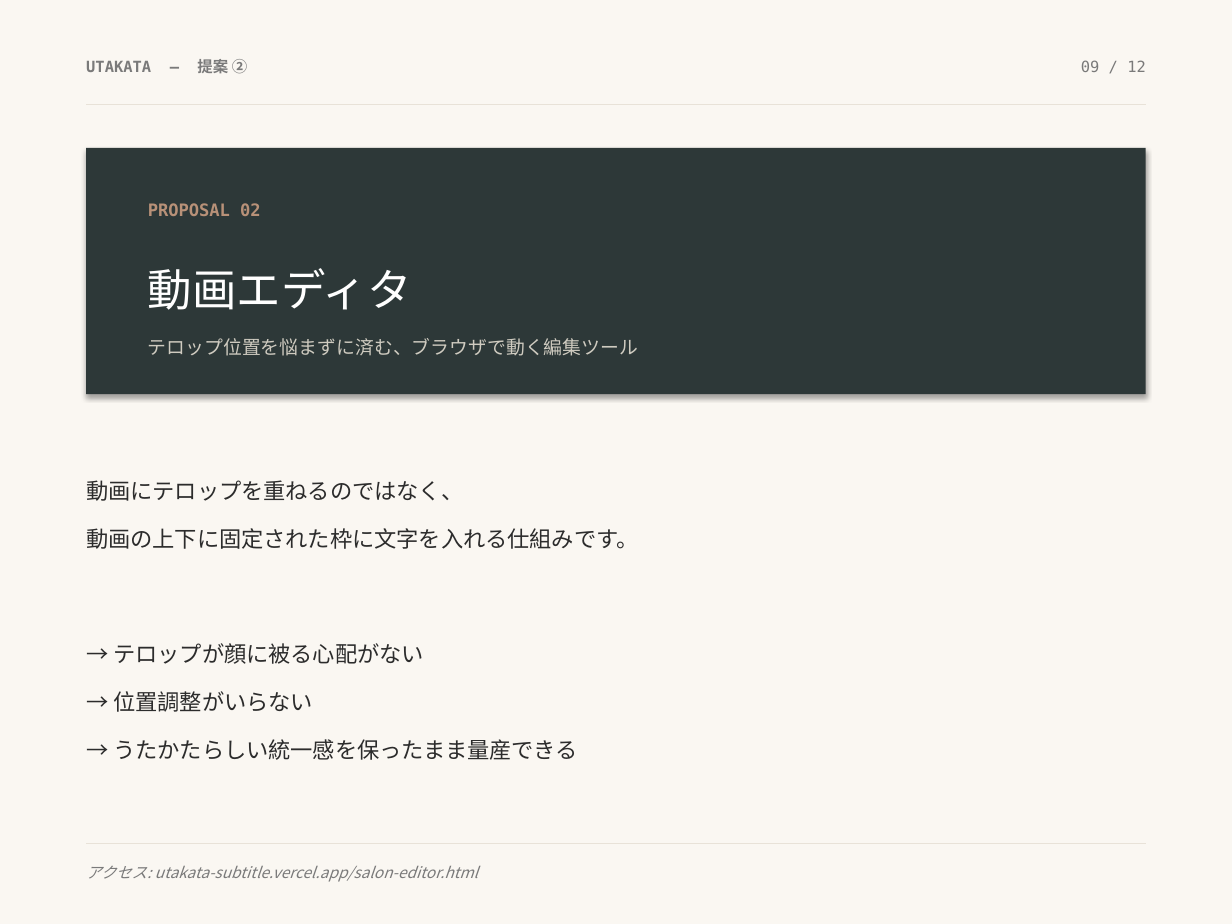
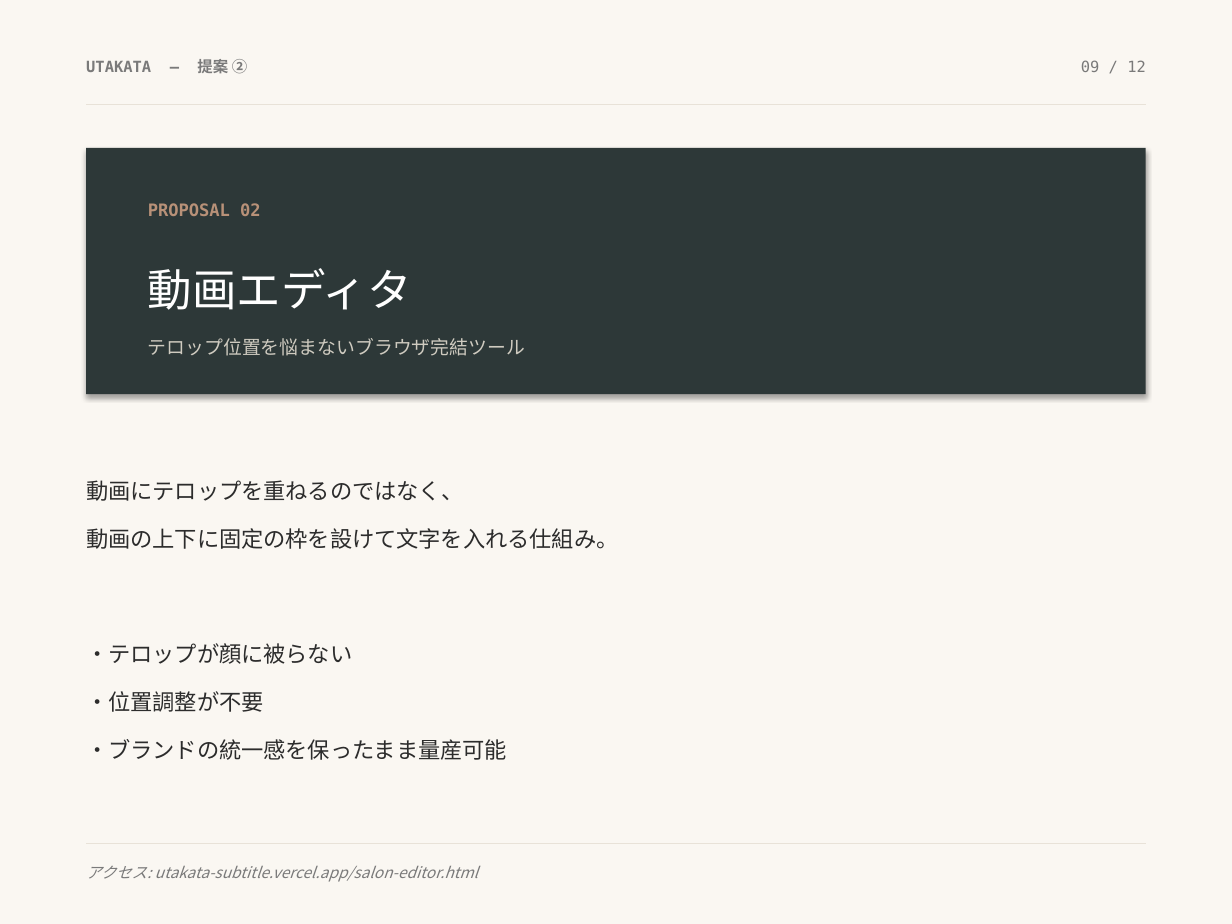
Before and after one commit to yamada-netizen/utakata-subtitle, a slide deck: slide 9 of salon-slides.pptx. Drawn at 1232x924 pixels with LibreOffice and Linux fonts; fonts in the diff are those of the drawing. Boxes give left, top, right and bottom in pixels: in the first picture for what was removed or moved away, otherwise in the second. Text is boxed around its words. In the diff, an @@ line names an element or a change of style, - is before the commit and + after.

```diff
--- a/salon-slides.pptx
+++ b/salon-slides.pptx
@@ text at <box>148,338,525,356</box>: text changed @@
-テロップ位置を悩まずに済む、ブラウザで動く編集ツール
+テロップ位置を悩まないブラウザ完結ツール
@@ text at <box>86,528,618,760</box>: text changed @@
-動画の上下に固定された枠に文字を入れる仕組みです。
-→ テロップが顔に被る心配がない
-→ 位置調整がいらない
-→ うたかたらしい統一感を保ったまま量産できる
+動画の上下に固定の枠を設けて文字を入れる仕組み。
+・テロップが顔に被らない
+・位置調整が不要
+・ブランドの統一感を保ったまま量産可能
```
Also in this commit, not shown: 11 other slides changed, 1 slide added, 1 slide removed, 2 other files.
